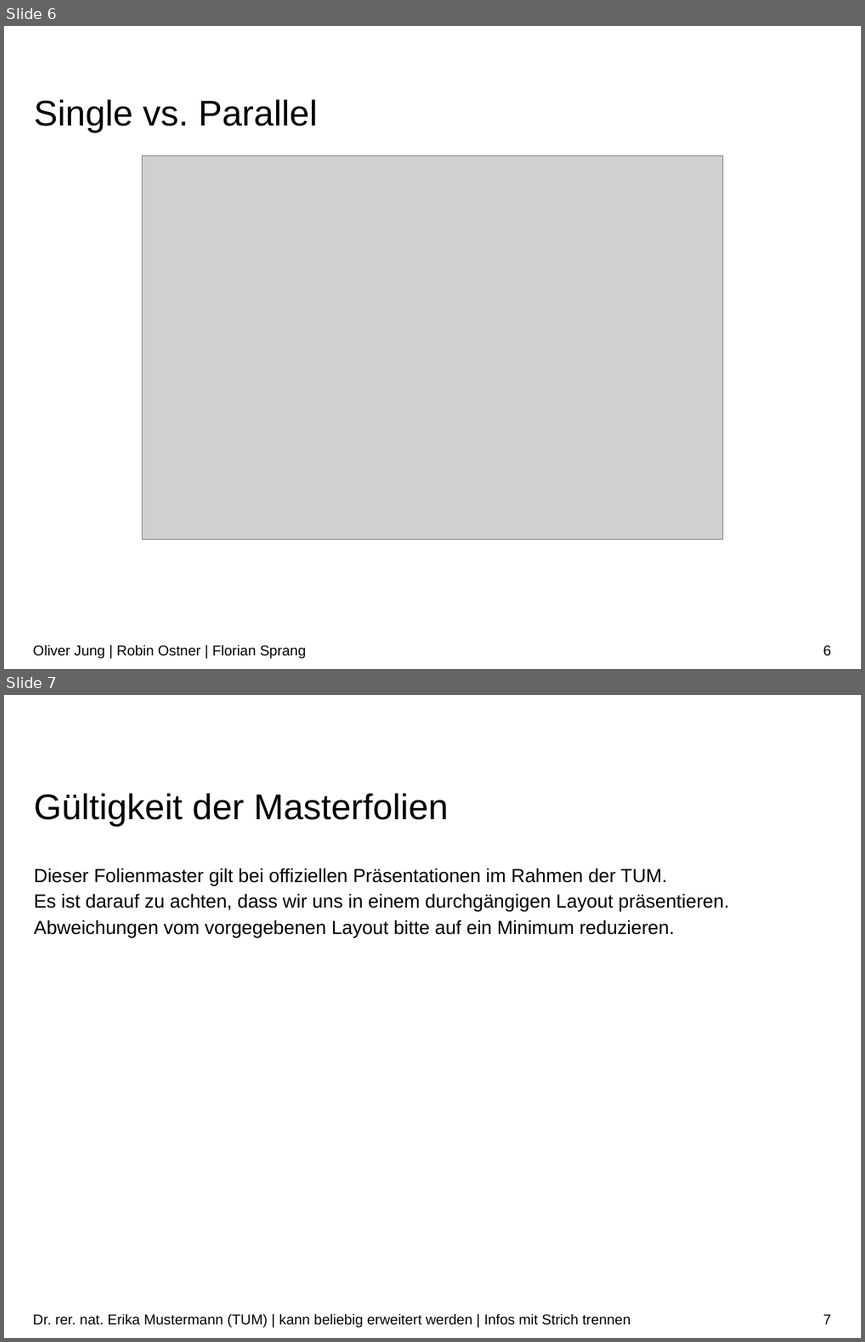
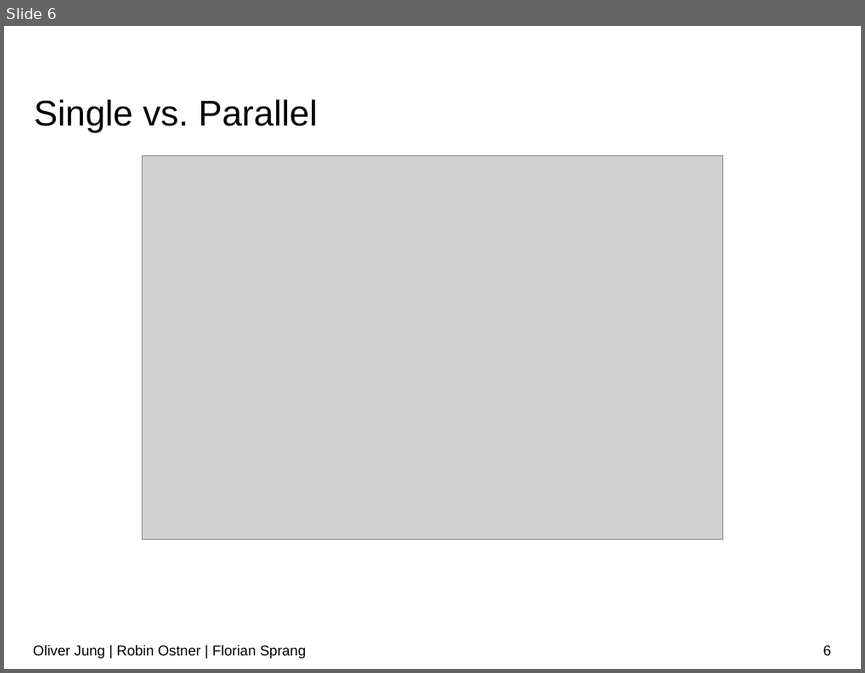
Before and after one commit to RobinOstner/IMGe, a slide deck: DONT TOUCH THIS !!!!!!!!!!!/Abgabe/Präsentation.pptx. Shown one above the other, each under a label of ours: slides 6 and 7 before the commit, slide 6 after it. The pictures are 865x1342 and 865x673 pixels, drawn with LibreOffice and Linux fonts; fonts in the diff are those of the drawing; grey boxes stand for pictures; background and template pictures are left out. Boxes give left, top, right and bottom in pixels: in the first picture for what was removed or moved away, otherwise in the second. Text is boxed around its words. In the diff, an @@ line names an element or a change of style, - is before the commit and + after.

```diff
--- a/DONT TOUCH THIS !!!!!!!!!!!/Abgabe/Präsentation.pptx
+++ b/DONT TOUCH THIS !!!!!!!!!!!/Abgabe/Präsentation.pptx
@@ slide 7 removed at <box>4,695,861,1338</box>, background #FFFFFF @@
@@ title removed at <box>34,793,449,826</box> @@
-Gültigkeit der Masterfolien
@@ text removed at <box>34,868,729,938</box> @@
-Dieser Folienmaster gilt bei offiziellen Präsentationen im Rahmen der TUM.
-Es ist darauf zu achten, dass wir uns in einem durchgängigen Layout präsentieren.
-Abweichungen vom vorgegebenen Layout bitte auf ein Minimum reduzieren.
@@ text removed at <box>33,1314,630,1327</box> @@
-Dr. rer. nat. Erika Mustermann (TUM) | kann beliebig erweitert werden | Infos mit Strich trennen
@@ page number removed at <box>823,1314,831,1324</box> @@
-7
```
Also in this commit, not shown: 3 slides changed, 17 other slides removed.
